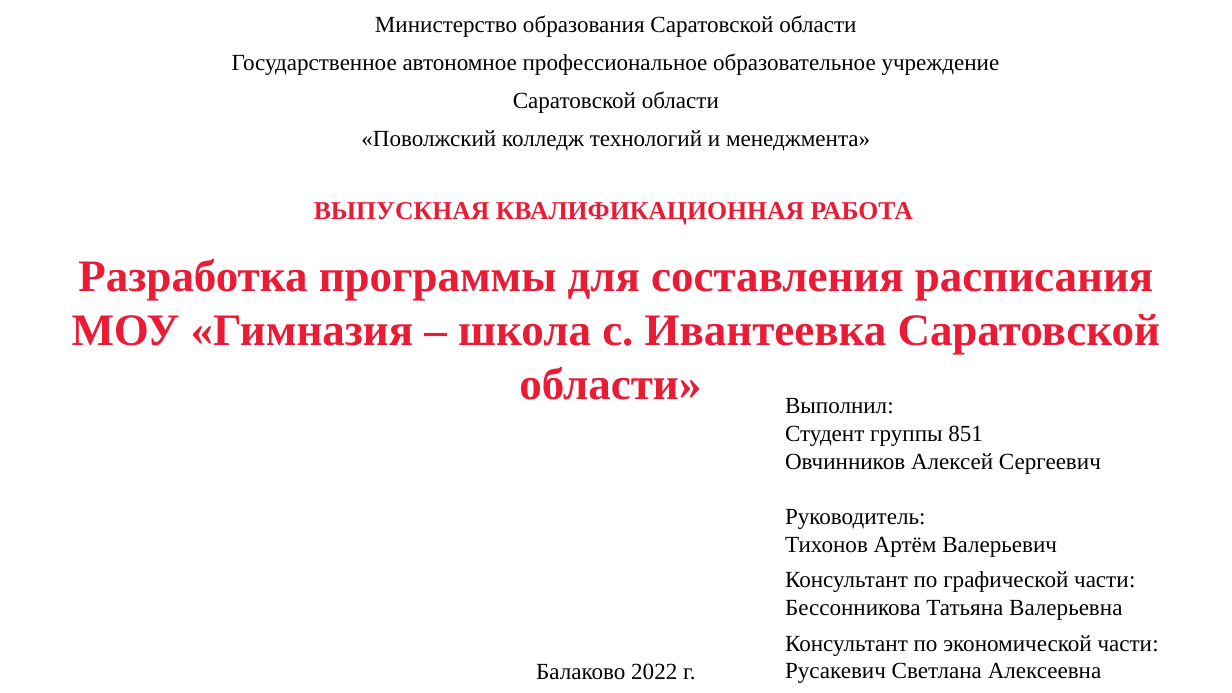
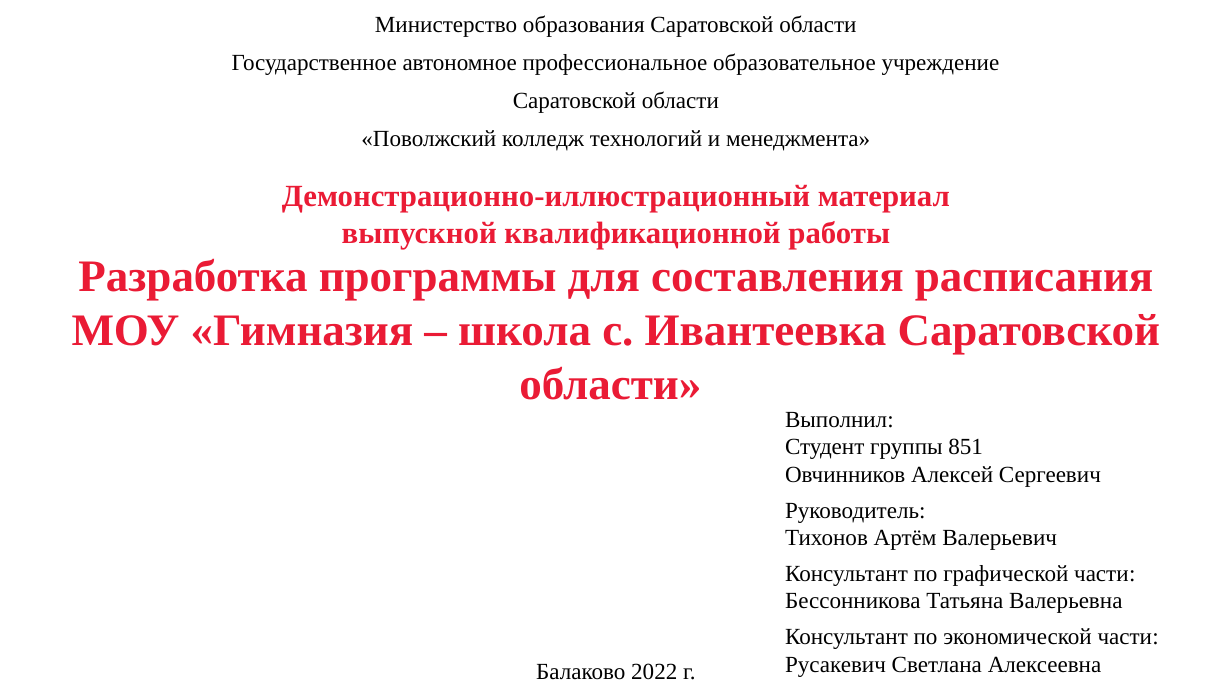
Before and after one commit to AlexeyBQS/Examwork, a slide deck: slide 1 of Presentation/Презентация.pptx. Drawn at 1232x693 pixels with LibreOffice and Linux fonts; fonts in the diff are those of the drawing; background and template pictures are left out. Boxes give left, top, right and bottom in pixels: in the first picture for what was removed or moved away, otherwise in the second. Text is boxed around its words. In the diff, an @@ line names an element or a change of style, - is before the commit and + after.

Commit message:
Updated presentation and design pages

```diff
--- a/Presentation/Презентация.pptx
+++ b/Presentation/Презентация.pptx
@@ text at [282,184,950,249]: text changed; size 20 to 24 pt @@
-ВЫПУСКНАЯ КВАЛИФИКАЦИОННАЯ РАБОТА
+Демонстрационно-иллюстрационный материал
+выпускной квалификационной работы
@@ text "Выполнил:": place and size @@
-text "Выполнил:" at [785,398,1159,683]
+text "Выполнил:" at [785,412,1159,677]
@@ text at [785,466,1101,487]: more space between paragraphs @@
```
Also in this commit, not shown: 5 other slides changed, 2 other files.
